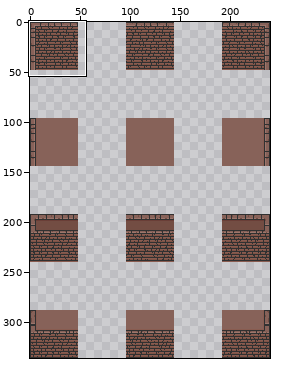
Sprite sheet: Smaug4/Assets/_Game/Arts/Tilesets/tileset_medieval.png. The first picture is a wide view before the edit; the outline marks the close-up.
Close-up. Before the commit:
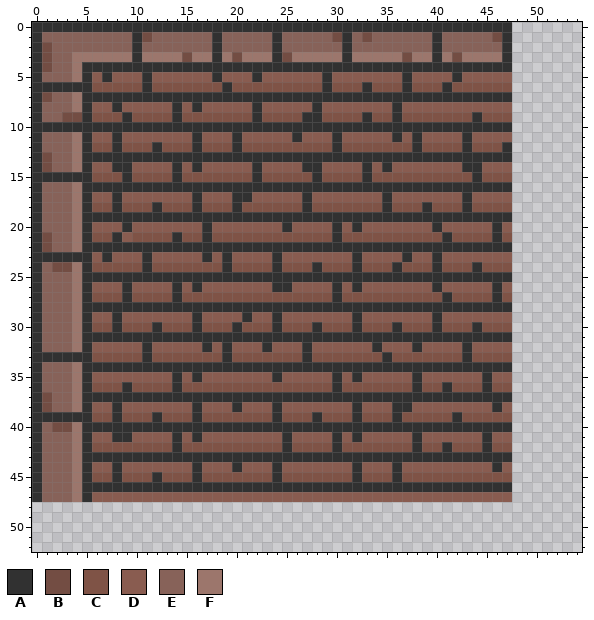
The file is 240x336 pixels. Colours within 5 levels of each other are drawn and written as one. Shown: x 0..54, y 0..52. The commit also changed other parts of the picture, which this record leaves out.
Palette (. is transparent): A #313131  B #734d43  C #7f5346  D #895c50  E #876259  F #9c766c
Once edited:
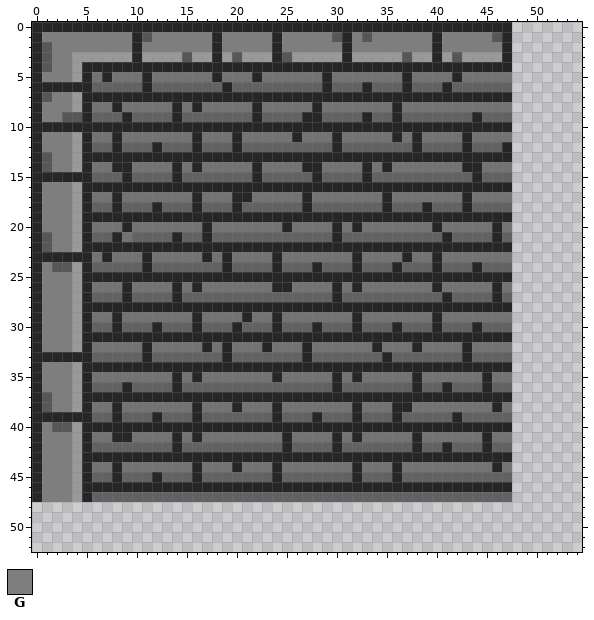
Colours new in this view: G #7e7e7e
Edits made:
colour A: #313131 -> #262626
colour B: #734d43 -> #575757
colour C: #7f5346 -> #626262
colour D: #895c50 -> #737373
colour E: #876259 -> #a1a1a1
colour F: #9c766c -> #999999
y 1: x 1..9 EEEEEEEEE -> GGGGGGGGG; x 12..17 EEEEEE -> GGGGGG; x 19..23 EEEEE -> GGGGG; x 25..29 EEEEE -> GGGGG; x 32 E -> G; x 34..39 EEEEEE -> GGGGGG; x 41..45 EEEEE -> GGGGG
y 2: x 2..9 EEEEEEEE -> GGGGGGGG; x 11..17 EEEEEEE -> GGGGGGG; x 19..23 EEEEE -> GGGGG; x 25..30 EEEEEE -> GGGGGG; x 32..39 EEEEEEEE -> GGGGGGGG; x 41..46 EEEEEE -> GGGGGG
y 3..4: x 2..3 EE -> GG
y 5: x 1..3 EEE -> GGG
y 7: x 2..3 EE -> GG
y 8: x 1..3 EEE -> GGG
y 9: x 1..2 EE -> GG
y 11..12: x 1..3 EEE -> GGG
y 13..14: x 2..3 EE -> GG
y 16..20: x 1..3 EEE -> GGG
y 21..22: x 2..3 EE -> GG
y 24: x 1 E -> G
y 25..32: x 1..3 EEE -> GGG
y 34..36: x 1..3 EEE -> GGG
y 37..38: x 2..3 EE -> GG
y 40: x 1 E -> G
y 41..46: x 1..3 EEE -> GGG
y 47: x 1..3 EEE -> GGG; x 6..47 DDDDDDDDDDDDDDDDDDDDDDDDDDDDDDDDDDDDDDDDDD -> CCCCCCCCCCCCCCCCCCCCCCCCCCCCCCCCCCCCCCCCCC
Changed places in both close-ups, as pixel boxes (x1, y1, x2, y2):
changed: (32, 22, 512, 502)
